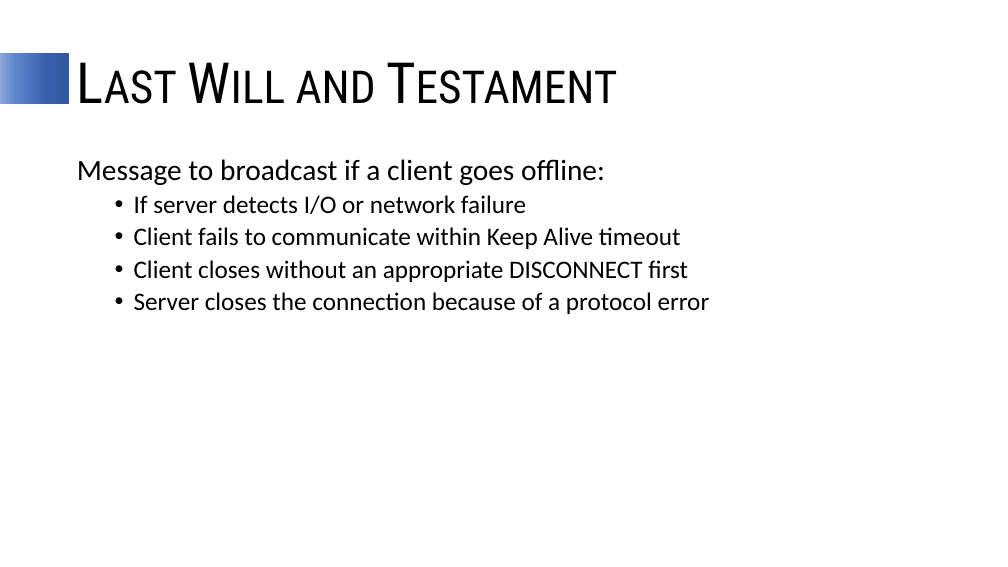
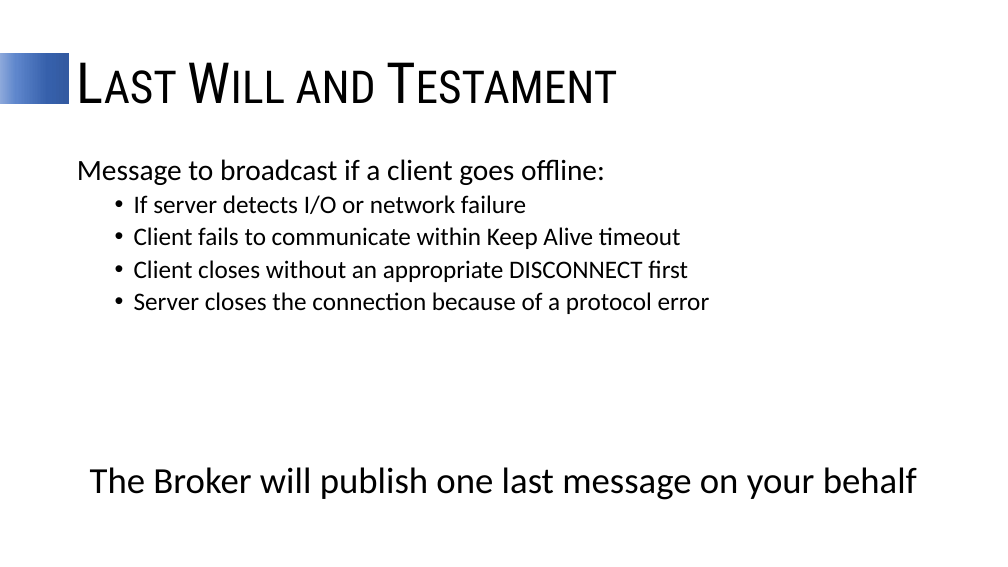
Before and after one commit to jfollas/mqttdemo, a slide deck: slide 25 of LightweightPubSub.pptx. Drawn at 1008x567 pixels with LibreOffice and Linux fonts; fonts in the diff are those of the drawing. Boxes give left, top, right and bottom in pixels: in the first picture for what was removed or moved away, otherwise in the second. Text is boxed around its words. In the diff, an @@ line names an element or a change of style, - is before the commit and + after.

```diff
--- a/LightweightPubSub.pptx
+++ b/LightweightPubSub.pptx
@@ text at (x1=90, y1=467, x2=917, y2=500): paragraph added @@
+The Broker will publish one last message on your behalf
```
Also in this commit, not shown: 3 other slides changed, 4 slides added, 1 other file.
